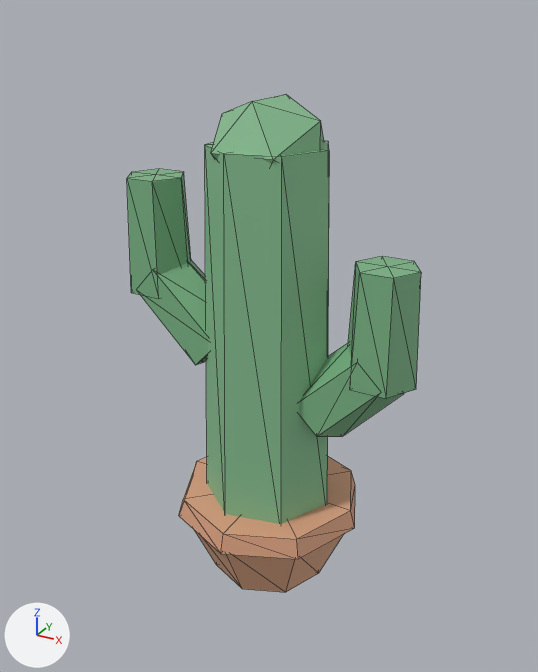
Two versions of the glTF model public/studio/v2.15.0/d_cactus/model.glb, one commit apart.
Rendered twice from a 50 mm camera at (2.92, -5.32, 4.4) aimed at (-0.07, 0.11, 1.68). Arrows for +X, +Y and +Z are at lower left; the lights stay in place. The first picture is the older version. Mesh edges are drawn as thin lines. Where no turn or scale is listed for an object, it has been applied to the vertices.

Script lines for the objects in view, before the commit:
```python
ob_part0 = bpy.data.objects.new('part0', me_geometry_0)
ob_part0.location = (0.0, 0.0, 0.0)
ob_part1 = bpy.data.objects.new('part1', me_geometry_1)
ob_part1.location = (0.0, 0.0, 0.0)
ob_part2 = bpy.data.objects.new('part2', me_geometry_2)
ob_part2.location = (0.0, 0.0, 0.0)
ob_part4 = bpy.data.objects.new('part4', me_geometry_4)
ob_part4.location = (0.0, 0.0, 0.0)
ob_part6 = bpy.data.objects.new('part6', me_geometry_6)
ob_part6.location = (0.0, 0.0, 0.0)
ob_part7 = bpy.data.objects.new('part7', me_geometry_7)
ob_part7.location = (0.0, 0.0, 0.0)
# also in view: 'part3' at (-1.15, 0.0, 2.53); 'part5' at (1.05, 0.0, 2.05)
```
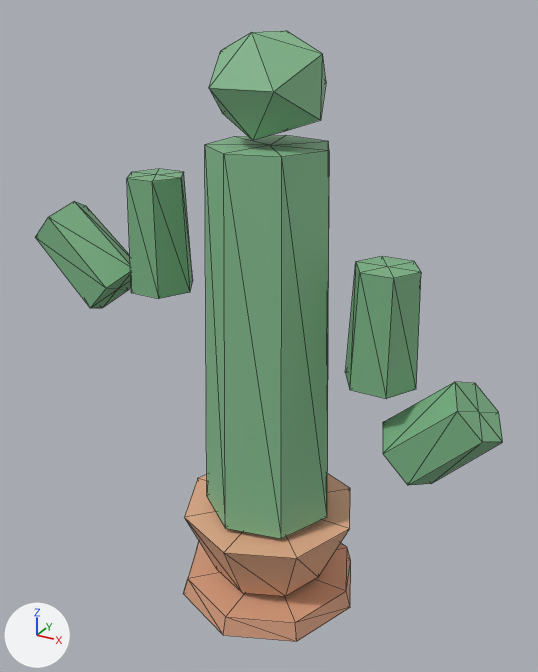
Boxes [x1, y1, x2, y2] around the edits, measured in the pictures (538 x 672 px):
'part7', moved
    before: [179, 457, 355, 559]
    after: [184, 542, 351, 642]
'part4', moved
    before: [299, 343, 404, 437]
    after: [383, 382, 503, 485]
'part1', moved
    before: [211, 94, 324, 164]
    after: [209, 30, 326, 140]
'part2', moved
    before: [141, 260, 208, 365]
    after: [35, 201, 131, 308]
'part6', moved
    before: [195, 531, 344, 592]
    after: [184, 474, 350, 596]

Edits to the bpy script that builds the scene:
```text
Change me_geometry_1:
    used by ob_part1; location = (0.0, 0.0, 0.0)
    remove me_geometry_1.from_pydata(...)  # 12 vertices, 20 faces; spans x -0.442..0.442, y -0.442..0.442, z 2.997..3.763
    add me_geometry_1.from_pydata(...)  # 12 vertices, 20 faces; spans x -0.442..0.442, y -0.442..0.442, z 3.475..4.241
    me_geometry_1 part 1: the whole mesh is moved by (0.0, 0.0, 0.478)
Change me_geometry_2:
    used by ob_part2; location = (0.0, 0.0, 0.0)
    remove me_geometry_2.from_pydata(...)  # 14 vertices, 24 faces; spans x -1.356..-0.276, y -0.286..0.286, z 1.308..2.373
    add me_geometry_2.from_pydata(...)  # 14 vertices, 24 faces; spans x -2.555..-1.475, y -0.286..0.286, z 1.636..2.701
    me_geometry_2 part 2: the whole mesh is moved by (-1.199, 0.0, 0.328)
Change me_geometry_4:
    used by ob_part4; location = (0.0, 0.0, 0.0)
    remove me_geometry_4.from_pydata(...)  # 14 vertices, 24 faces; spans x 0.267..1.265, y -0.286..0.286, z 0.917..1.915
    add me_geometry_4.from_pydata(...)  # 14 vertices, 24 faces; spans x 1.099..2.097, y -0.286..0.286, z 0.698..1.696
    me_geometry_4 part 3: the whole mesh is moved by (0.832, 0.0, -0.219)
Change me_geometry_6:
    used by ob_part6; location = (0.0, 0.0, 0.0)
    remove me_geometry_6.from_pydata(...)  # 18 vertices, 32 faces; spans x -0.85..0.85, y -0.85..0.85, z -0.7..0.0
    add me_geometry_6.from_pydata(...)  # 18 vertices, 32 faces; spans x -0.85..0.85, y -0.85..0.85, z -0.75..-0.05
    me_geometry_6 part 4: the whole mesh is moved by (0.0, 0.0, -0.05)
Change me_geometry_7:
    used by ob_part7; location = (0.0, 0.0, 0.0)
    remove me_geometry_7.from_pydata(...)  # 18 vertices, 32 faces; spans x -0.9..0.9, y -0.9..0.9, z -0.02..0.16
    add me_geometry_7.from_pydata(...)  # 18 vertices, 32 faces; spans x -0.9..0.9, y -0.9..0.9, z -0.98..-0.8
    me_geometry_7 part 5: the whole mesh is moved by (0.0, 0.0, -0.96)
```
